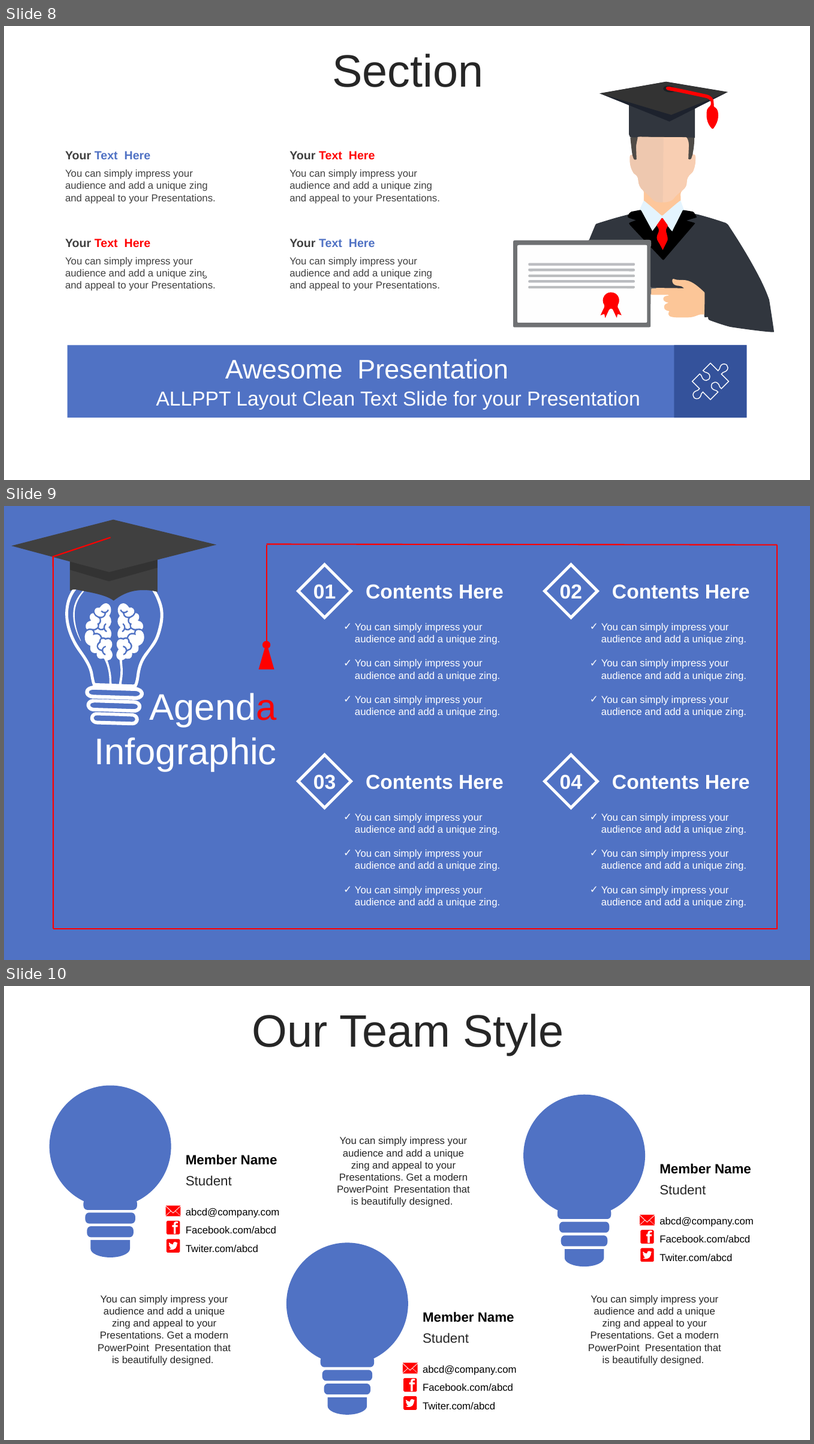
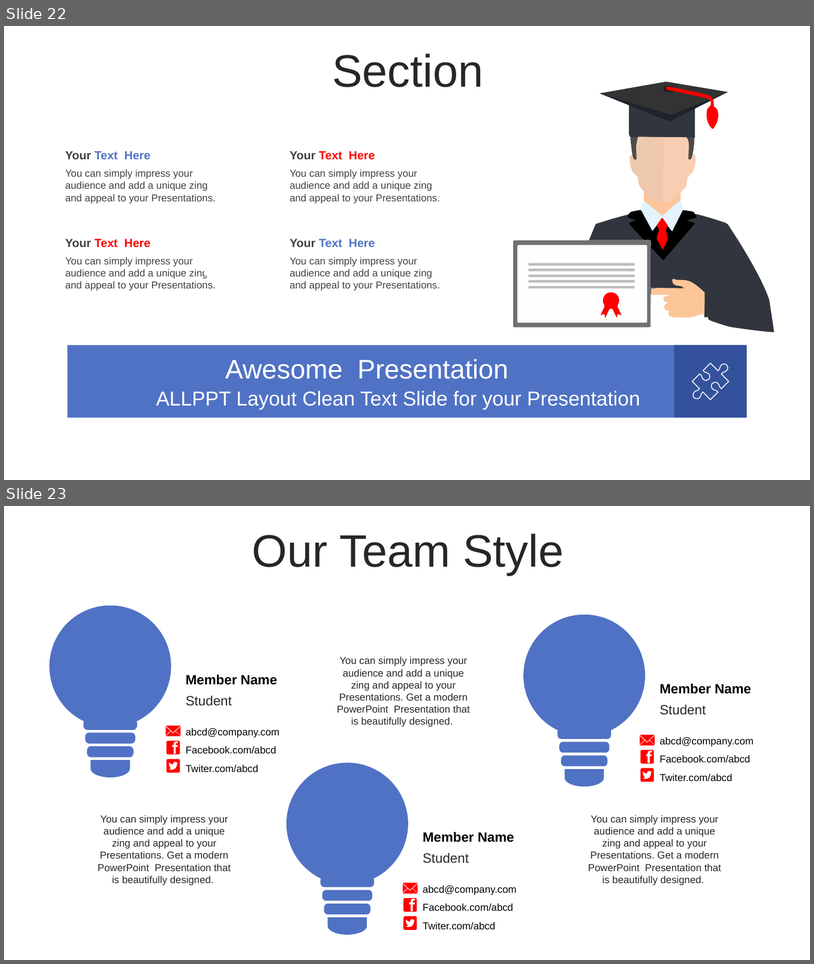
Before and after one commit to WatcharapolxFa/SolveProblemsIn-C-Language, a slide deck: LearnC/C.pptx. Shown one above the other, each under a label of ours: slides 8, 9 and 10 before the commit, slides 22 and 23 after it. The pictures are 814x1444 and 814x964 pixels, drawn with LibreOffice and Linux fonts; fonts in the diff are those of the drawing. Boxes give left, top, right and bottom in pixels: in the first picture for what was removed or moved away, otherwise in the second. Text is boxed around its words. In the diff, an @@ line names an element or a change of style, - is before the commit and + after.

```diff
--- a/LearnC/C.pptx
+++ b/LearnC/C.pptx
@@ slide 9 removed at bbox=[4, 506, 810, 960], background #5072C4 @@
@@ group removed at bbox=[11, 519, 216, 928]: 3 freeform shapes, 2 lines @@
@@ line removed from (778, 545) to (267, 544) @@
@@ line removed from (267, 545) to (267, 642) @@
@@ line removed from (778, 545) to (778, 929) @@
@@ freeform shape removed at bbox=[65, 567, 163, 725] @@
@@ group removed at bbox=[299, 565, 504, 717]: 3 texts, 1 diamond @@
-Contents Here
-✓ You can simply impress your audience and add a unique zing.
-✓ You can simply impress your audience and add a unique zing.
-✓ You can simply impress your audience and add a unique zing.
-01
@@ group removed at bbox=[545, 565, 750, 717]: 3 texts, 1 diamond @@
-Contents Here
-✓ You can simply impress your audience and add a unique zing.
-✓ You can simply impress your audience and add a unique zing.
-✓ You can simply impress your audience and add a unique zing.
-02
@@ freeform shape removed at bbox=[77, 597, 150, 688] @@
@@ freeform shape removed at bbox=[258, 641, 275, 669] @@
@@ text removed at bbox=[94, 693, 278, 771] @@
-Agenda
-Infographic
@@ group removed at bbox=[299, 754, 504, 907]: 3 texts, 1 diamond @@
-Contents Here
-✓ You can simply impress your audience and add a unique zing.
-✓ You can simply impress your audience and add a unique zing.
-✓ You can simply impress your audience and add a unique zing.
-03
@@ group removed at bbox=[545, 754, 750, 907]: 3 texts, 1 diamond @@
-Contents Here
-✓ You can simply impress your audience and add a unique zing.
-✓ You can simply impress your audience and add a unique zing.
-✓ You can simply impress your audience and add a unique zing.
-04
@@ line removed from (778, 928) to (53, 928) @@
@@ what was slide 8 is now slide 22 @@
@@ what was slide 10 is now slide 23 @@
```
Also in this commit, not shown: 2 slides changed, 15 slides added, 2 other slides removed, 3 other files.
